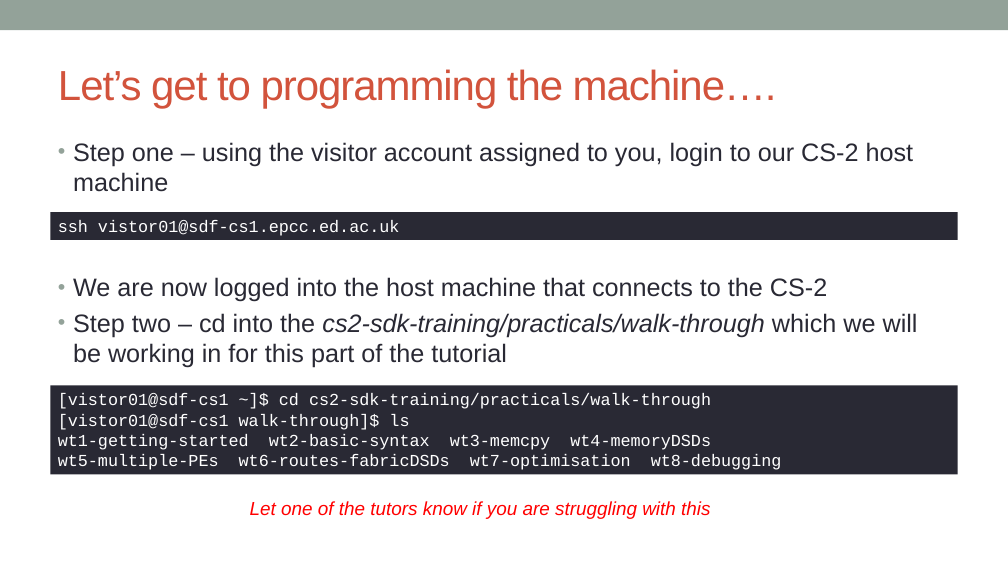
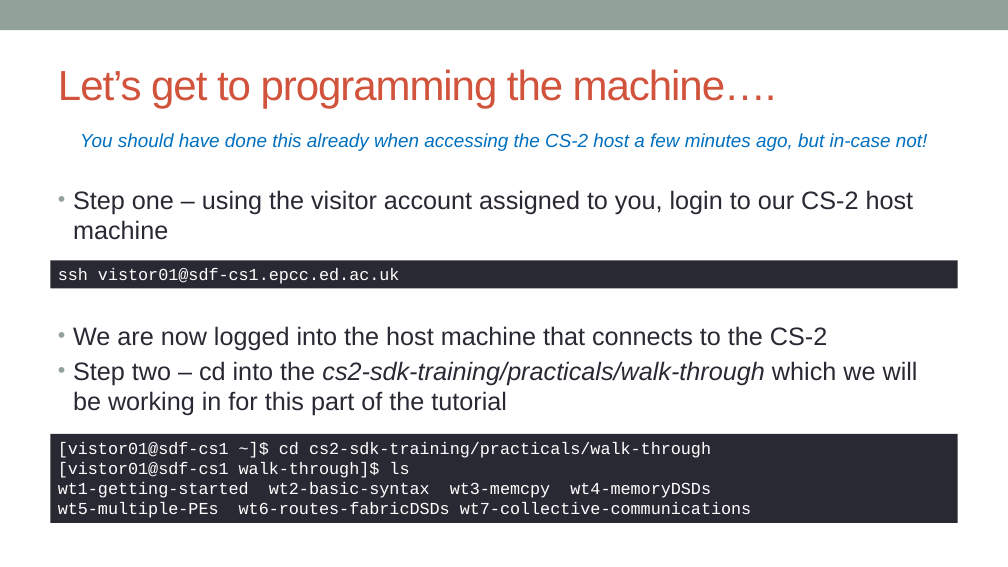
Before and after one commit to EPCCed/cs2-sdk-training, a slide deck: slide 7 of lectures/powerpoints/SDK-walkthrough-part-one.pptx. Drawn at 1008x567 pixels with LibreOffice and Linux fonts; fonts in the diff are those of the drawing. Boxes give left, top, right and bottom in pixels: in the first picture for what was removed or moved away, otherwise in the second. Text is boxed around its words. In the diff, an @@ line names an element or a change of style, - is before the commit and + after.

```diff
--- a/lectures/powerpoints/SDK-walkthrough-part-one.pptx
+++ b/lectures/powerpoints/SDK-walkthrough-part-one.pptx
@@ text added at [80, 133, 928, 151], 18 pt, text #0070C0, italic @@
+You should have done this already when accessing the CS-2 host a few minutes ago, but in-case not!
@@ 2 rectangles, 2 texts: place and size @@
-2 rectangles, 2 texts at [51, 142, 958, 475]
+2 rectangles, 2 texts at [51, 190, 958, 523]
@@ text in rectangle at [58, 502, 752, 518]: text changed @@
-wt5-multiple-PEs wt6-routes-fabricDSDs wt7-optimisation wt8-debugging
+wt5-multiple-PEs wt6-routes-fabricDSDs wt7-collective-communications
@@ text removed at [250, 501, 710, 519] @@
-Let one of the tutors know if you are struggling with this
```
Also in this commit, not shown: 1 other file.
